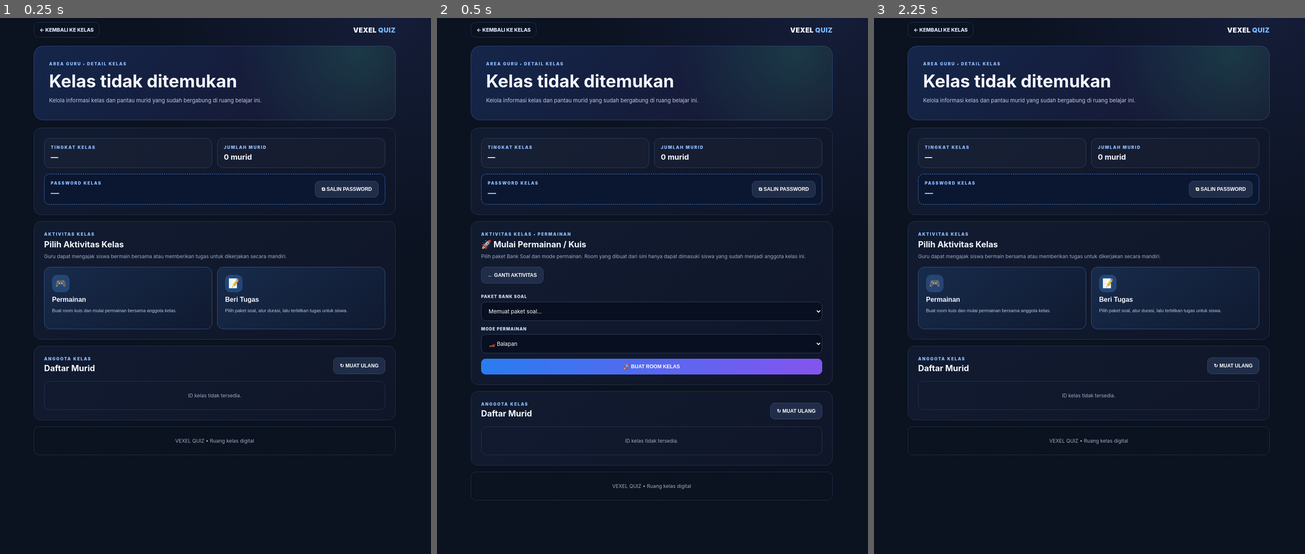
Above: before the commit, frames 1-3 (left to right).
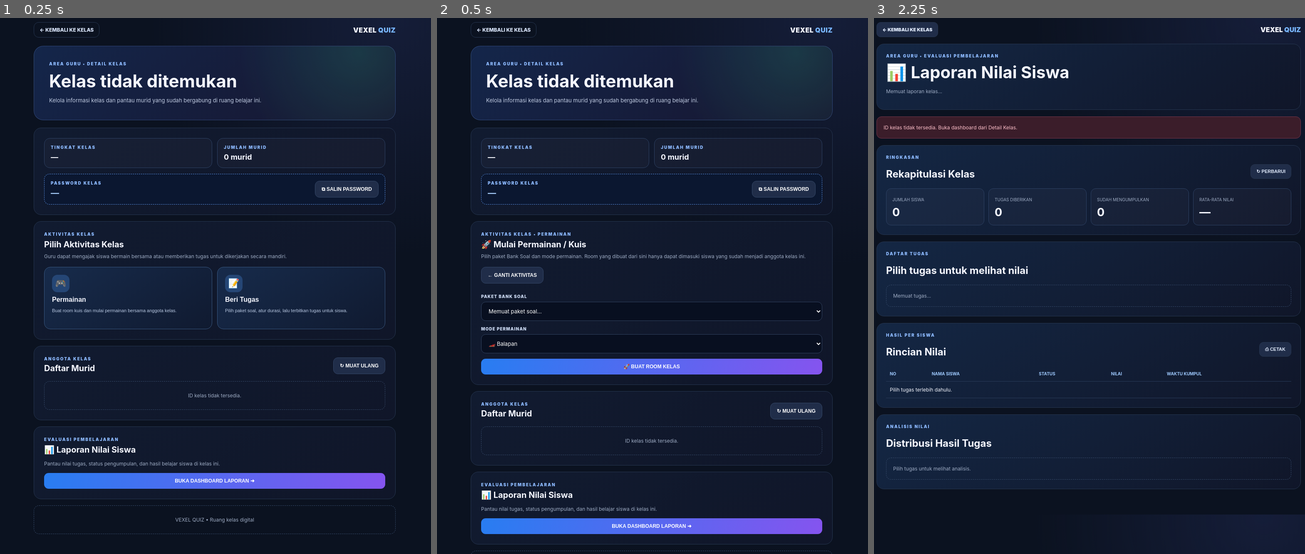
Above: after the commit, the same moments.

Repository: vexelkang-cell/gamepai
Game: browser game, page guru/kelas/detail/index.html
Same seed, same stepped clock (60 frames per second), same inputs: the game is played once before the commit and once after it.
Inputs (mouse positions are in pixels of both pictures, inside the frame that each line leads up to):
- Up to frame 1 (0.25 s): no input
- Up to frame 2 (0.5 s): click "🎮 Permainan Buat room kuis da…" at 0.27 s
- Up to frame 3 (2.25 s): click "← GANTI AKTIVITAS" at 1.27 s; click "🎮 Permainan Buat room kuis da…" at 1.77 s; click "← GANTI AKTIVITAS" at 1.87 s; click (1089, 478) at 2.02 s, where only the run after the commit has a clickable "BUKA DASHBOARD LAPORAN ➜"

The runs differ from the first frame. In frame 1, 3.0% of the frame differs, in the area x 7-92%, y 76-97%; in frame 2, 2.9%; in frame 3, 22%, in the area x 0-100%, y 0-95%.

Commit message:
Add student report dashboard link to class detail

Diff:
--- a/guru/kelas/detail/index.html
+++ b/guru/kelas/detail/index.html
@@ -12,14 +12,14 @@
 <header class="top"><a class="back" href="/guru/kelas/">← KEMBALI KE KELAS</a><div class="brand">VEXEL <span>QUIZ</span></div></header>
 <section class="hero"><div class="eyebrow">AREA GURU • DETAIL KELAS</div><h1 id="className">Memuat kelas...</h1><p>Kelola informasi kelas dan pantau murid yang sudah bergabung di ruang belajar ini.</p></section>
 <section class="card"><div class="summary"><div class="info"><div class="eyebrow">TINGKAT KELAS</div><strong id="classL …(395 unchanged characters)…
-<section class="card" id="activityChoice"><div class="eyebro …(2003 unchanged characters)… at daftar murid...</div></div></section>
+<section class="card" id="activityChoice"><div class="eyebro …(2003 unchanged characters)… at daftar murid...</div></div></section><section class="card"><div class="eyebrow">EVALUASI PEMBELAJARAN</div><h2 style="font-size:20px;margin:7px 0">📊 Laporan Nilai Siswa</h2><p style="color:var(--muted);font-size:12px;line-height:1.65">Pantau nilai tugas, status pengumpulan, dan hasil belajar siswa di kelas ini.</p><button class="btn full" id="openReports" type="button">BUKA DASHBOARD LAPORAN ➜</button></section>
 <div class="modal-backdrop" id="removeModal" aria-hidden="true"><section class="confirm-modal" role="dialog" aria-modal …(756 unchanged characters)…
 <script>
 (()=>{const API="https://vexel-games-uploader.vexelkang.workers.dev";const $=id=>document.getElementById(id);const toke …(184 unchanged characters)…
 async function api(path,options={}){const r=await fetch(API+path,{...options,headers:{Authorization:"Bearer "+token()," …(216 unchanged characters)…
 function esc(s){return String(s??"").replace(/[&<>"']/g,c=>({"&":"&amp;","<":"&lt;",">":"&gt;",'"':"&quot;","'":"&#39;"}[c]))}
 function message(t,type){$("pageMessage").textContent=t;$("pageMessage").className="message show "+(type||"error")}
-$("chooseGame").addEventListener("click",()=>{$("launchCard" …(384 unchanged characters)… ce").offsetTop-12,behavior:"smooth"})});async function load(){if(!id){$("classNa …(1056 unchanged characters)…
+$("chooseGame").addEventListener("click",()=>{$("launchCard" …(384 unchanged characters)… ce").offsetTop-12,behavior:"smooth"})});$("openReports").addEventListener("click",()=>location.href="/guru/kelas/laporan/?id="+encodeURIComponent(id));async function load(){if(!id){$("classNa …(1056 unchanged characters)…
 async function loadBank(){try{const data=await api("/quiz/bank");const packs=Array.isArray(data.packs)?data.packs:[];$( …(482 unchanged characters)…
 $("launchGame").addEventListener("click",async()=>{const packId=$("quizPack").value;if(!currentClass||!packId){$("launc …(916 unchanged characters)…
 function openRemove(memberId,name){pendingMemberId=memberId;$("removeStudentName").textContent=name;$("removeMessage"). …(1529 unchanged characters)…
